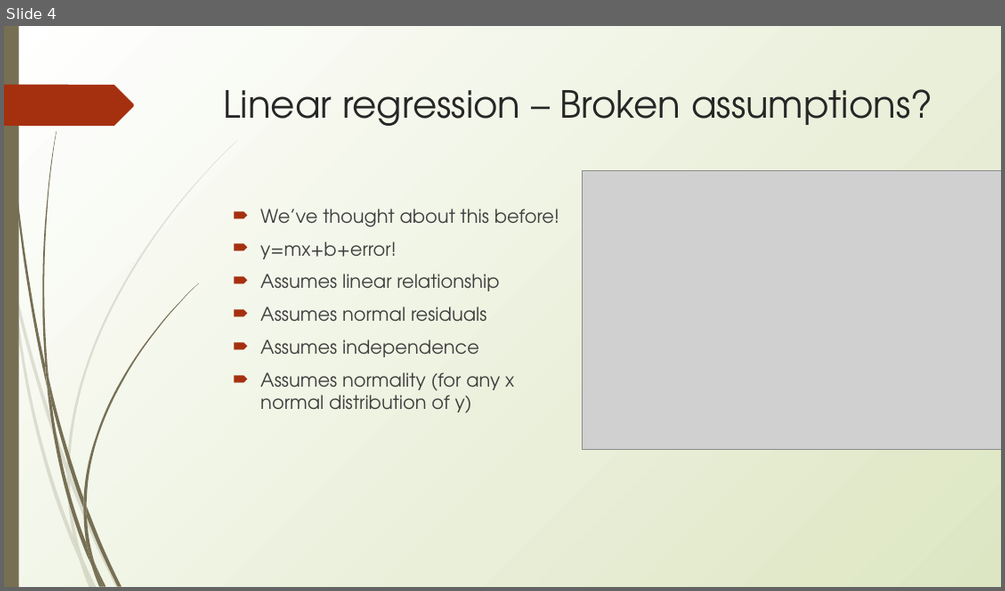
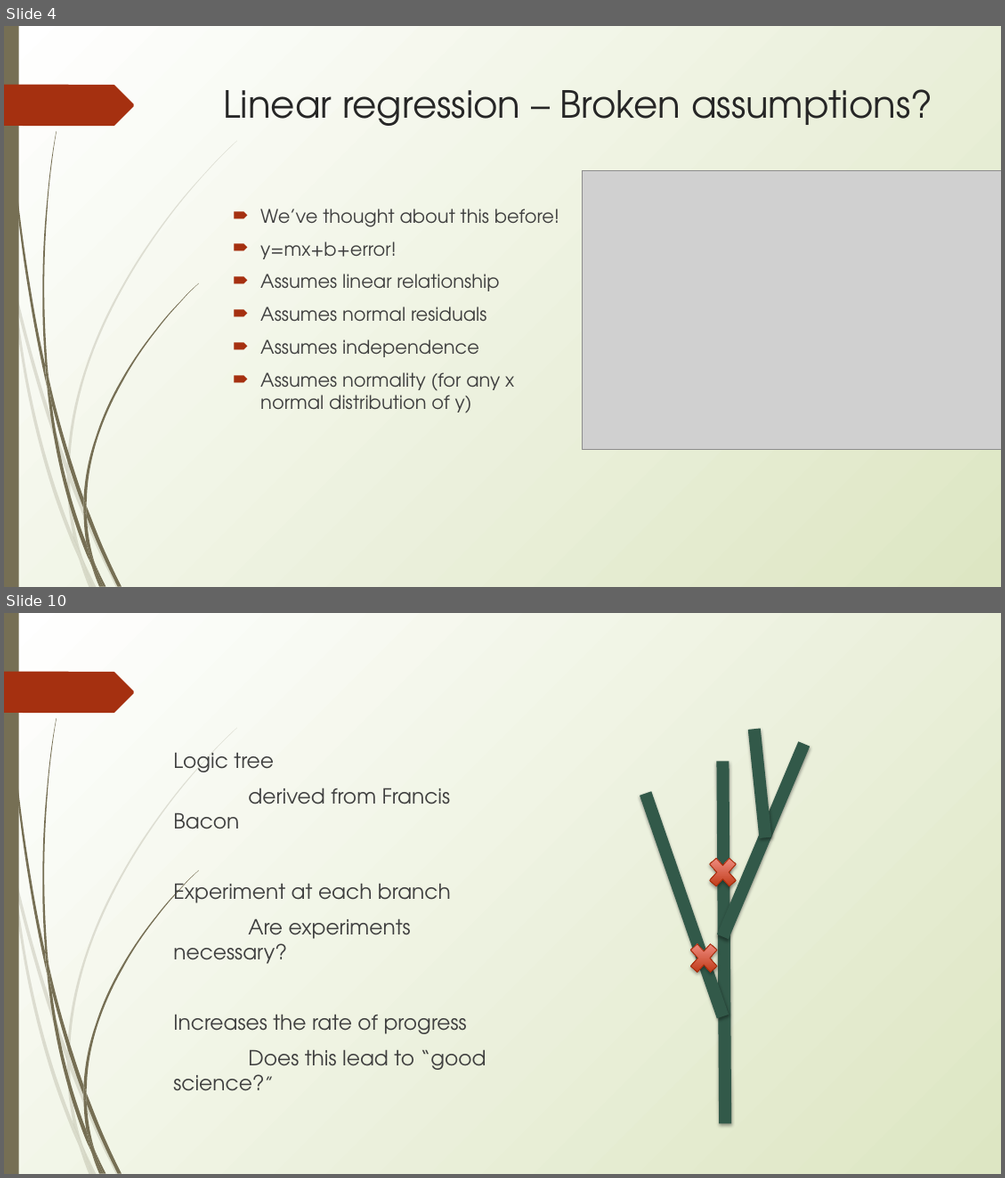
Before and after one commit to erynmcfarlane/GraduateStatsClass, a slide deck: Lecture4.pptx. Shown one above the other, each under a label of ours: slide 4 before the commit, slides 4 and 10 after it; the slides between them are not shown. The pictures are 1005x591 and 1005x1178 pixels, drawn with LibreOffice and Linux fonts; fonts in the diff are those of the drawing; grey boxes stand for pictures. Boxes give left, top, right and bottom in pixels: in the first picture for what was removed or moved away, otherwise in the second. Text is boxed around its words. In the diff, an @@ line names an element or a change of style, - is before the commit and + after.

```diff
--- a/Lecture4.pptx
+++ b/Lecture4.pptx
@@ slide 10 added at (4, 613, 1001, 1174), background gradient #FFFFFF to #DDE6C3; not listed: 24 template elements that a slide beside it also shows @@
@@ line added from (722, 937) to (804, 744), #325949 12 pt @@
@@ line added from (765, 837) to (754, 729), #325949 12 pt @@
@@ text added at (173, 752, 486, 1091), 20 pt, text #3F3F3F @@
+Logic tree
+derived from Francis Bacon
+Experiment at each branch
+Are experiments necessary?
+Increases the rate of progress
+Does this lead to “good science?”
@@ line added from (726, 1124) to (722, 761), #325949 12 pt @@
@@ line added from (722, 1016) to (646, 793), #325949 12 pt @@
@@ cross added at (704, 851, 742, 893), fill gradient #B52700 to #FAA09B, outline #A52D0C 0.75 pt @@
@@ cross added at (685, 937, 723, 980), fill gradient #B52700 to #FAA09B, outline #A52D0C 0.75 pt @@
```
Also in this commit, not shown: 1 slide changed, 27 other slides added, 1 slide removed.
